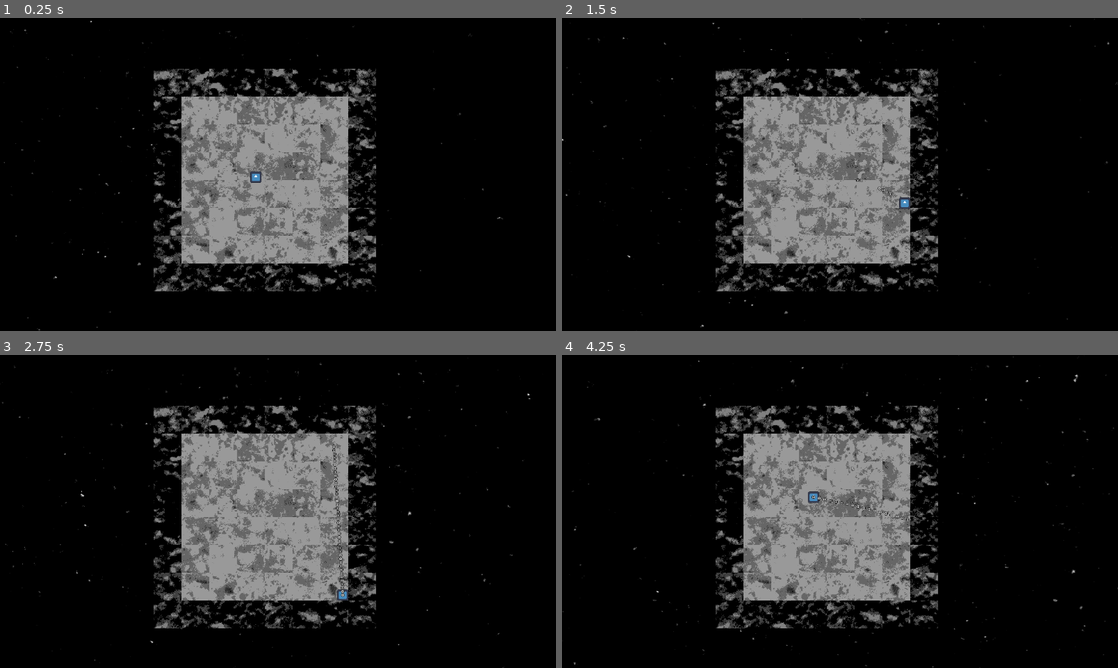
Above: before the commit, frames 1-4 (two rows, left to right).
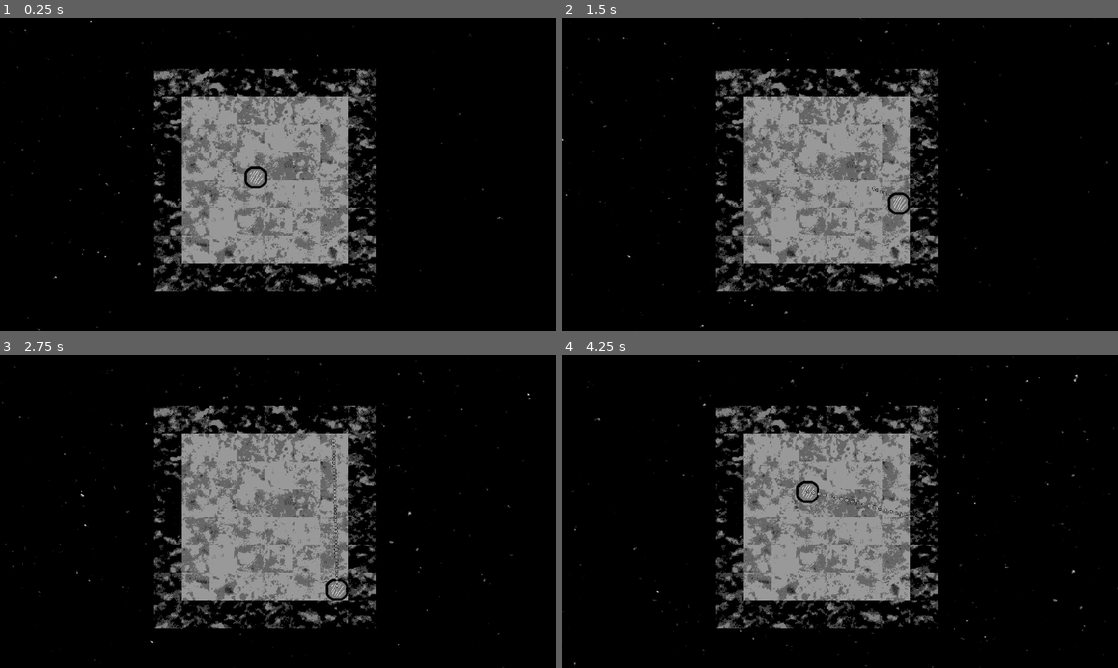
Above: after the commit, the same moments.

Repository: Indivicivet/ludumdare54
Game: Godot game, scene res://ludumdare54.tscn
Two runs of this game, one before a commit and one after it. Both use one fixed random seed, a clock stepped at 60 frames per second and the inputs below. The engine's default icon, where the game draws it, is replaced by a stand-in: a white triangle on a blue panel in a dark square.
Inputs (mouse positions are in pixels of both pictures, inside the frame that each line leads up to):
- Up to frame 1 (0.25 s): no input
- Up to frame 2 (1.5 s): move the mouse to (962, 158) at 0.52 s; press the mouse at (962, 158) at 0.53 s; hold Right (right) 0.53-1.28 s; move the mouse to (728, 190) at 1.27 s; release the mouse at (728, 190) at 1.28 s; hold Down (down) from 1.28 s (still down); click (728, 190) at 1.35 s
- Up to frame 3 (2.75 s): move the mouse to (333, 442) at 2.02 s; release Down (down) at 2.03 s; press the mouse at (333, 442) at 2.03 s; hold Right (right) from 2.03 s (still down)
- Up to frame 4 (4.25 s): move the mouse to (812, 574) at 2.77 s; release Right (right) at 2.78 s; release the mouse at (812, 574) at 2.78 s; hold Up (up) 2.78-3.53 s; click (812, 574) at 2.85 s; move the mouse to (1006, 558) at 3.52 s; press the mouse at (1006, 558) at 3.53 s; hold Left (left) from 3.53 s (still down)

The runs differ from the first frame. In frame 1, 0.2% of the frame differs, in the area x 43-49%, y 47-55%; in frame 2, 0.3%; in frame 3, 0.5%, in the area x 58-63%, y 26-79%; in frame 4, 0.4%.

Commit message:
add fairly placeholdery player graphic

Diff:
--- a/ludumdare54.tscn
+++ b/ludumdare54.tscn
@@ -5,7 +5,7 @@
 [ext_resource type="PackedScene" uid="uid://dmbopa58apven" path="res://block_solid.tscn" id="3_d706m"]
 [ext_resource type="Script" path="res://scripts/player.gd" id="4_niys2"]
 [ext_resource type="Script" path="res://scripts/gun1.gd" id="5_1et4n"]
-[ext_resource type="Texture2D" uid="uid://dql0beg06i55b" path="res://graphics/icon.svg" id="5_5p1cn"]
+[ext_resource type="Texture2D" uid="uid://dyql1ycffaje6" path="res://graphics/player0001.png" id="6_w1o1e"]
 [ext_resource type="PackedScene" uid="uid://telbw0j0atkg" path="res://floor_or_block.tscn" id="7_p865s"]
 
 [node name="Node2D" type="Node2D"]
@@ -230,12 +230,12 @@
 script = ExtResource("4_niys2")
 
 [node name="Sprite2D" type="Sprite2D" parent="player"]
-scale = Vector2(0.2, 0.2)
-texture = ExtResource("5_5p1cn")
-
-[node name="CollisionPolygon2D" type="CollisionPolygon2D" parent="player"]
-scale = Vector2(0.2, 0.2)
-polygon = PackedVector2Array(64, -59.6, 64, 59, 59.6, 64, -59, 64, -64, 59.6, -64, -59.6, -59, -63.9, 59, -64)
+scale = Vector2(1.03, 1.03)
+texture = ExtResource("6_w1o1e")
 
 [node name="gun1" type="Node2D" parent="player"]
 script = ExtResource("5_1et4n")
+
+[node name="CollisionPolygon2D" type="CollisionPolygon2D" parent="player"]
+scale = Vector2(1.03, 1.03)
+polygon = PackedVector2Array(10, -23, 12, -23, 12, -22, 14, -22, 14, -21, 16, -21, 16, -20, 17, -20, 17, -19, 18, -19, 18, -18, 20, -18, 20, -17, 21, -17, 21, -15, 22, -15, 22, -14, 23, -14, 23, -13, 24, -13, 24, -9, 25, -9, 25, 10, 24, 10, 24, 14, 23, 14, 23, 15, 22, 15, 22, 16, 21, 16, 21, 18, 20, 18, 20, 19, 18, 19, 18, 20, 17, 20, 17, 21, 16, 21, 16, 22, 14, 22, 14, 23, 12, 23, 12, 24, 10, 24, 10, 25, -11, 25, -11, 24, -13, 24, -13, 23, -15, 23, -15, 22, -17, 22, -17, 21, -18, 21, -18, 20, -19, 20, -19, 19, -21, 19, -21, 18, -22, 18, -22, 16, -23, 16, -23, 15, -24, 15, -24, 14, -25, 14, -25, 10, -26, 10, -26, -9, -25, -9, -25, -13, -24, -13, -24, -14, -23, -14, -23, -15, -22, -15, -22, -17, -21, -17, -21, -18, -19, -18, -19, -19, -18, -19, -18, -20, -17, -20, -17, -21, -15, -21, -15, -22, -13, -22, -13, -23, -11, -23, -11, -24, 10, -24)
Binary file added: graphics/player0001.png
Not shown, added: graphics/player0001.png.import
